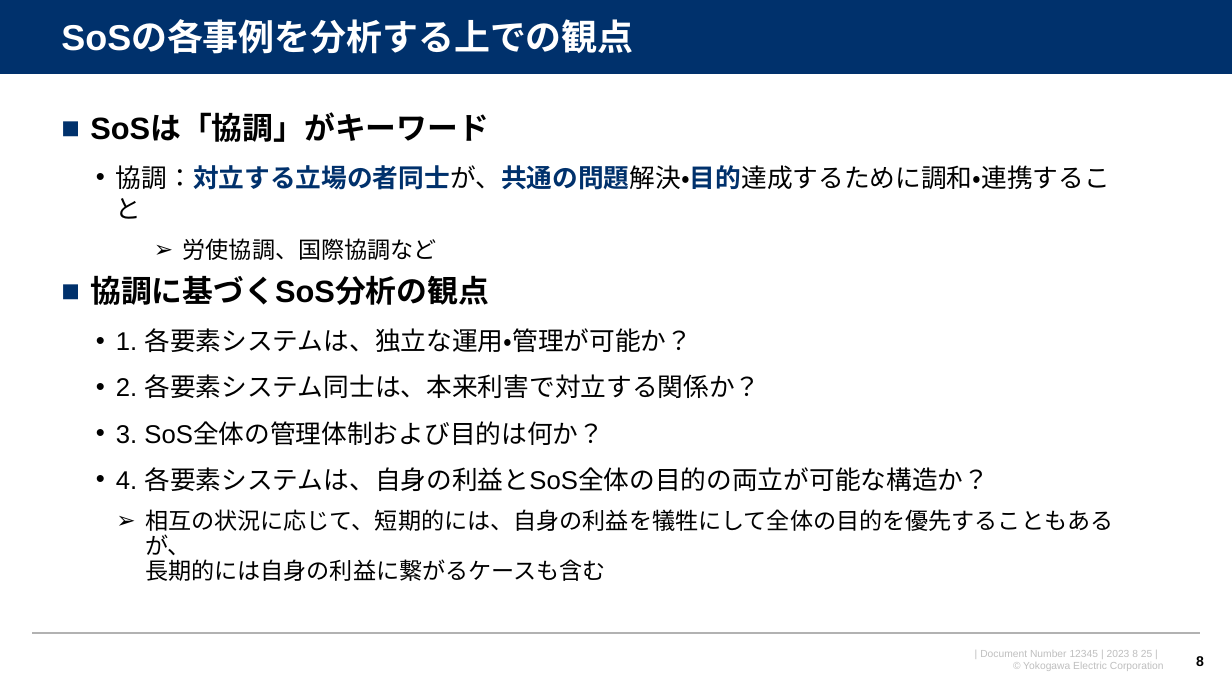
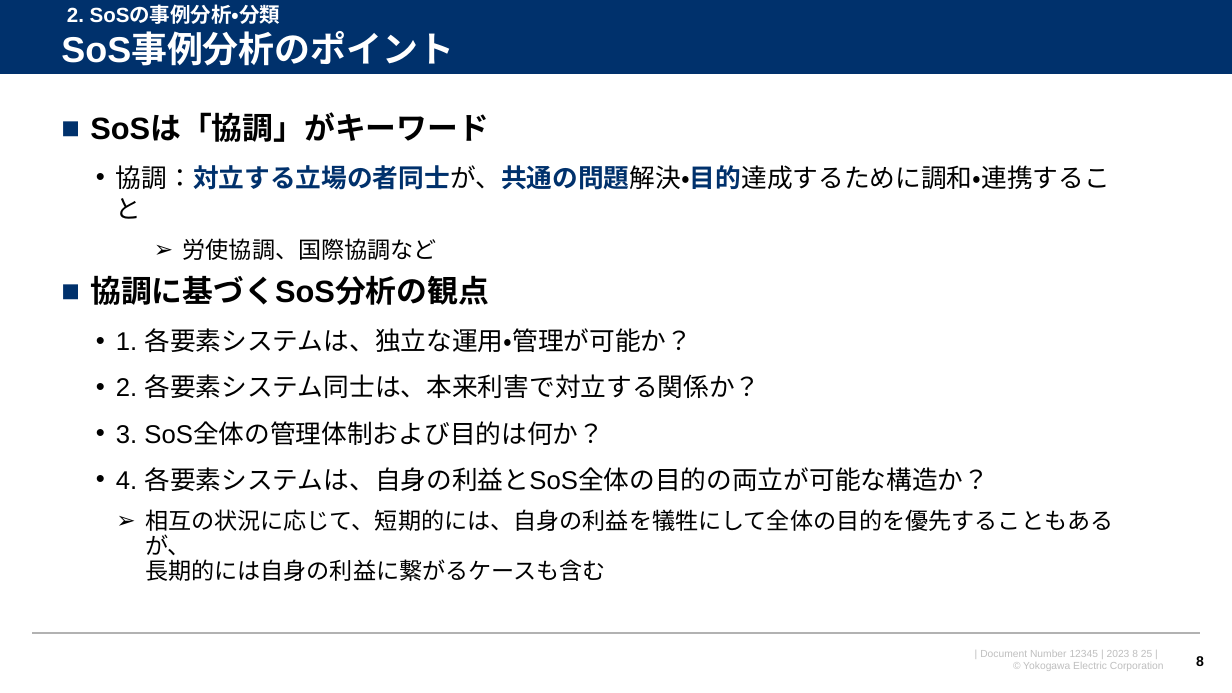
Before and after one commit to watarukumagai-git/opt, a slide deck: slide 8 of SoS/230825_SoS分科会第6回進め方のご相談_rev.0.pptx. Drawn at 1232x693 pixels with LibreOffice and Linux fonts; fonts in the diff are those of the drawing; background and template pictures are left out. Boxes give left, top, right and bottom in pixels: in the first picture for what was removed or moved away, otherwise in the second. Text is boxed around its words. In the diff, an @@ line names an element or a change of style, - is before the commit and + after.

```diff
--- a/SoS/230825_SoS分科会第6回進め方のご相談_rev.0.pptx
+++ b/SoS/230825_SoS分科会第6回進め方のご相談_rev.0.pptx
@@ title removed at box(61, 22, 633, 54) @@
-SoSの各事例を分析する上での観点
@@ text added at box(67, 6, 281, 24), 16 pt, text #FFFFFF, bold @@
+2. SoSの事例分析・分類
@@ text added at box(61, 34, 454, 66), 28 pt, text #FFFFFF, bold @@
+SoS事例分析のポイント
```
Also in this commit, not shown: 8 other slides changed.
